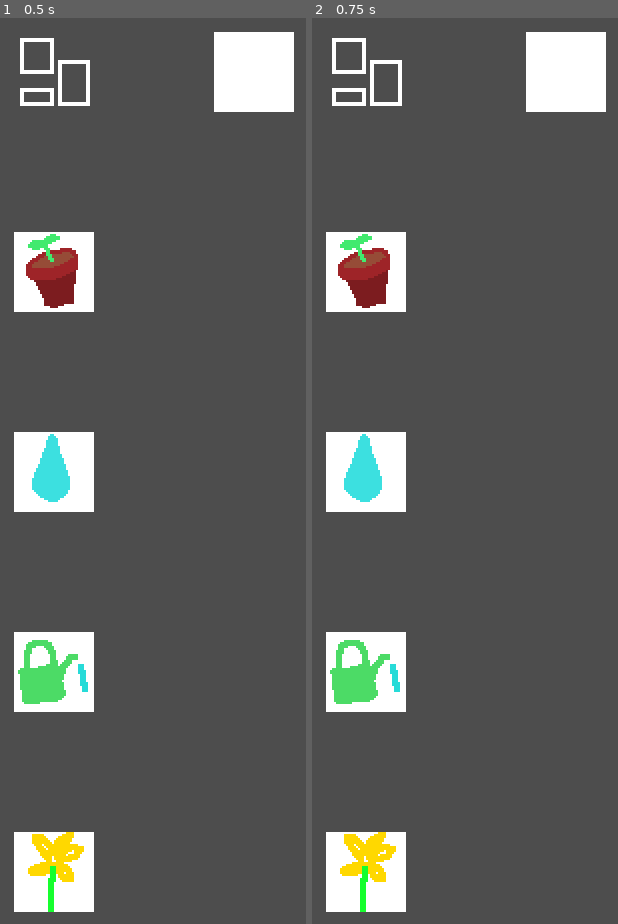
Above: before the commit, frames 1-2 (left to right).
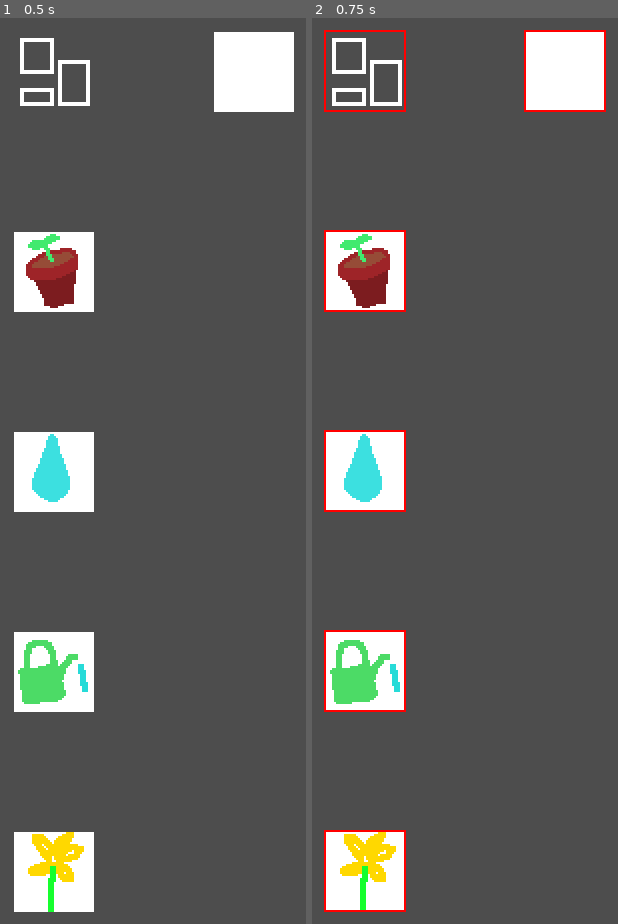
Above: after the commit, the same moments.

Repository: TripleCubes/DigitalGarden
Game: Godot game, scene res://Scenes/main.tscn
Two runs of this game, one before a commit and one after it. Both use one fixed random seed, a clock stepped at 60 frames per second and the inputs below.
Inputs (mouse positions are in pixels of both pictures, inside the frame that each line leads up to):
- Up to frame 1 (0.5 s): no input
- Up to frame 2 (0.75 s): tap Enter at 0.5 s; move the mouse to (outside the picture) at 0.52 s; tap 1 (KEY_1) at 0.6 s

Frame 1 is identical in both runs. In frame 2, 1.4% of the frame differs, in the area x 3-97%, y 1-99%.

Commit message:
Update random stuff

Diff:
--- /dev/null
+++ b/Scripts/Apps/app__pot.gd
@@ -0,0 +1,13 @@
+class_name App_Pot
+extends Node2D
+
+func _init(window: Game_Window):
+	_window = window
+
+func draw_app_content() -> void:
+	pass
+
+func update(_delta: float) -> void:
+	pass
+
+var _window: Game_Window
--- /dev/null
+++ b/Scripts/Apps/app__template.gd
@@ -0,0 +1,13 @@
+#class_name App_Template
+extends Node2D
+
+func _init(window: Game_Window):
+	_window = window
+
+func draw_app_content() -> void:
+	pass
+
+func update(_delta: float) -> void:
+	pass
+
+var _window: Game_Window
--- /dev/null
+++ b/Scripts/Apps/app__water.gd
@@ -0,0 +1,25 @@
+class_name App_Water
+extends Node2D
+
+func _init(window: Game_Window):
+	_window = window
+
+	_button__get_water = Game_Button.new(24 * GlobalConsts.WINDOW_DEFAULT_SCALE, 20 * GlobalConsts.WINDOW_DEFAULT_SCALE,
+											12, 12,
+											GlobalConsts.WINDOW_DEFAULT_SCALE, Color(0, 0, 0, 0))
+	add_child(_button__get_water)
+	_button__get_water.show_button()
+
+func draw_app_content() -> void:
+	if _pouring_water:
+		_window.draw_rect(Rect2(24, 30, 12, 200), Color(0.84, 0.94, 0.89))
+
+func update(_delta: float) -> void:
+	_button__get_water.update(_delta)
+
+	if _button__get_water.just_pressed():
+		_pouring_water = not _pouring_water
+
+var _window: Game_Window
+var _button__get_water: Game_Button
+var _pouring_water: bool = false
--- a/Scripts/Apps/pot.gd
+++ /dev/null
@@ -1,5 +0,0 @@
-class_name App_Pot
-extends Node2D
-
-func _init():
-	pass
--- a/Scripts/Apps/show_all_windows.gd
+++ b/Scripts/Apps/show_all_windows.gd
@@ -135,7 +135,9 @@
 			and mouse_pos.x <= window_pos.x + window_size.x \
 			and mouse_pos.y <= window_pos.y + window_size.y:
 				_return_windows_to_previous_pos()
-				window.smooth_move(50, 50)
+				var move_to_x = randf_range(30, 60)
+				var move_to_y = randf_range(30, 60)
+				window.smooth_move(move_to_x, move_to_y)
 				window.place_window_on_top()
 				_close_app()
 
--- a/Scripts/Game/button.gd
+++ b/Scripts/Game/button.gd
@@ -132,6 +132,9 @@
 	else:
 		draw_rect(Rect2(0, 0, _w, _h), _color)
 
+	if GlobalVars.show_debug_informations:
+		draw_rect(Rect2(0, 0, _w, _h), Color(1, 0, 0), false, 1)
+
 func update(_delta) -> void:
 	if not _button_visible:
 		return
--- a/Scripts/Game/window.gd
+++ b/Scripts/Game/window.gd
@@ -3,29 +3,27 @@
 
 const WINDOW_BORDER_WIDTH: float = 1
 const WINDOW_BORDER_PRESS_DETECTION_WIDTH: float = 6
-const WINDOW_MIN_W: float = 60
-const WINDOW_MIN_H: float = 60
 const WINDOW_BAR_H: float = 10
 
-func _init(app_name: int, x: float, y: float, w: float, h: float, init_scale: float):
+func _init(app_name: int):
 	_app_name = app_name
-	self.position.x = x
-	self.position.y = y
-	_x.set_var(x)
-	_y.set_var(y)
-	_w = w
-	_h = h
-	_scale.set_var(init_scale)
-
-	_close_button = Game_Button.new((_w -  WINDOW_BAR_H) * init_scale, 1 * init_scale,
-										9, 9, init_scale,
+
+	var init_x = randf_range(30, 60)
+	var init_y = randf_range(30, 60)
+	self.position.x = init_x
+	self.position.y = init_y
+	_x.set_var(init_x)
+	_y.set_var(init_y)
+
+	_scale.set_var(2)
+
+	_set_up()
+
+	_close_button = Game_Button.new((_w -  WINDOW_BAR_H) * _scale.get_var(), 1 * _scale.get_var(),
+										9, 9, _scale.get_var(),
 										Color(1, 1, 1, 1), _texture__ui__x)
 	add_child(_close_button)
 	_close_button.show_button()
-
-	if app_name == AppNames.POT:
-		_app = App_Pot.new()
-		add_child(_app)
 
 func smooth_move(x: float, y: float) -> void:
 	_x.set_destination(x)
@@ -73,6 +71,10 @@
 var _y: = SmoothVar.new(0)
 var _w: float = 100
 var _h: float = 60
+var _min_w: float = 60
+var _min_h: float = 60
+var _max_w: float = 200
+var _max_h: float = 200
 var _scale: = SmoothVar.new(1)
 
 var _previous_x: float = 0
@@ -96,10 +98,16 @@
 					_h - WINDOW_BAR_H),
 					Color(1, 1, 1, 1), false, WINDOW_BORDER_WIDTH)
 
-func update(_delta: float) -> void:
-	_close_button.update(_delta)
+	if _app != null:
+		_app.draw_app_content()
+
+func update(delta: float) -> void:
+	_close_button.update(delta)
 	if _close_button.pressed():
 		queue_free()
+
+	if _app != null:
+		_app.update(delta)
 
 	_border_press_check()
 	var mouse_pos: Vector2 = get_viewport().get_mouse_position()
@@ -115,30 +123,42 @@
 			place_window_on_top()
 
 		if _content_pressed:
+			if GlobalVars.show_debug_informations:
+				print(Vector2(_w, _h))
 			place_window_on_top()
 
 	if _left_border_pressed:
 		_x.set_var(mouse_pos.x)
 		_w = (_previous_w * _scale.get_var() + (_previous_x - mouse_pos.x)) / _scale.get_var()
-		if _w < WINDOW_MIN_W:
-			_w = WINDOW_MIN_W
-			_x.set_var(_previous_x + (_previous_w - WINDOW_MIN_W) * _scale.get_var())
+		if _w < _min_w:
+			_w = _min_w
+			_x.set_var(_previous_x + (_previous_w - _min_w) * _scale.get_var())
+		if _w > _max_w:
+			_w = _max_w
+			_x.set_var(_previous_x + (_previous_w - _max_w) * _scale.get_var())
 		_close_button.set_button_x((_w -  WINDOW_BAR_H) * _scale.get_var())
 	if _right_border_pressed:
 		_w = (mouse_pos.x - self.position.x) / _scale.get_var()
-		if _w < WINDOW_MIN_W:
-			_w = WINDOW_MIN_W
+		if _w < _min_w:
+			_w = _min_w
+		if _w > _max_w:
+			_w = _max_w
 		_close_button.set_button_x((_w -  WINDOW_BAR_H) * _scale.get_var())
 	if _top_border_pressed:
 		_y.set_var(mouse_pos.y)
 		_h = (_previous_h * _scale.get_var() + (_previous_y - mouse_pos.y)) / _scale.get_var()
-		if _h < WINDOW_MIN_H:
-			_h = WINDOW_MIN_H
-			_y.set_var(_previous_y + (_previous_h - WINDOW_MIN_H) * _scale.get_var())
+		if _h < _min_h:
+			_h = _min_h
+			_y.set_var(_previous_y + (_previous_h - _min_h) * _scale.get_var())
+		if _h > _max_h:
+			_h = _max_h
+			_y.set_var(_previous_y + (_previous_h - _max_h) * _scale.get_var())
 	if _bottom_border_pressed:
 		_h = (mouse_pos.y - self.position.y) / _scale.get_var()
-		if _h < WINDOW_MIN_H:
-			_h = WINDOW_MIN_H
+		if _h < _min_h:
+			_h = _min_h
+		if _h > _max_h:
+			_h = _max_h
 
 	if _bar_pressed:
 		_x.set_var(_previous_x + mouse_pos.x - _previous_mouse_pos.x)
@@ -209,3 +229,19 @@
 			_content_pressed = true
 			GlobalVars.button_press_detected = true
 			return
+
+func _set_up() -> void:
+	if _app_name == AppNames.POT:
+		_app = App_Pot.new(self)
+		add_child(_app)
+
+	elif _app_name == AppNames.WATER:
+		_app = App_Water.new(self)
+		add_child(_app)
+
+		_w = 60
+		_h = 60
+		_min_w = 60
+		_max_w = 60
+		_min_h = 60
+		_max_h = 60
--- /dev/null
+++ b/Scripts/Singletons/global_consts.gd
@@ -0,0 +1,3 @@
+extends Node
+
+const WINDOW_DEFAULT_SCALE: float = 2
--- a/Scripts/Singletons/global_vars.gd
+++ b/Scripts/Singletons/global_vars.gd
@@ -1,3 +1,4 @@
 extends Node
 
 var button_press_detected: bool = false
+var show_debug_informations: bool = false
--- a/Scripts/main.gd
+++ b/Scripts/main.gd
@@ -20,10 +20,15 @@
 func _process(_delta):
 	GlobalVars.button_press_detected = false
 
+	if Input.is_action_just_pressed("KEY_1"):
+		GlobalVars.show_debug_informations = not GlobalVars.show_debug_informations
+
+	if Input.is_action_just_pressed("KEY_2"):
+		print(get_global_mouse_position())
+
 func _add_desktop_icon(app_name: int, texture: Texture2D, x: float, y: float):
 	var desktop_icon: = Game_DesktopIcon.new(app_name, x, y, 1, func icon_func():
-		var window: = Game_Window.new(app_name, randf_range(-10, 700), randf_range(-10, 400),
-										randf_range(100, 250), randf_range(80, 230), 2)
+		var window: = Game_Window.new(app_name)
 		$WindowList.add_child(window)
 	, texture)
 	$Desktop.add_child(desktop_icon)
--- a/project.godot
+++ b/project.godot
@@ -23,6 +23,7 @@
 SmoothVarUpdater="*res://Scripts/Singletons/smooth_var_updater.gd"
 ShowAllWindows="*res://Scripts/Apps/show_all_windows.gd"
 AppNames="*res://Scripts/Apps/app_names.gd"
+GlobalConsts="*res://Scripts/Singletons/global_consts.gd"
 
 [display]
 
